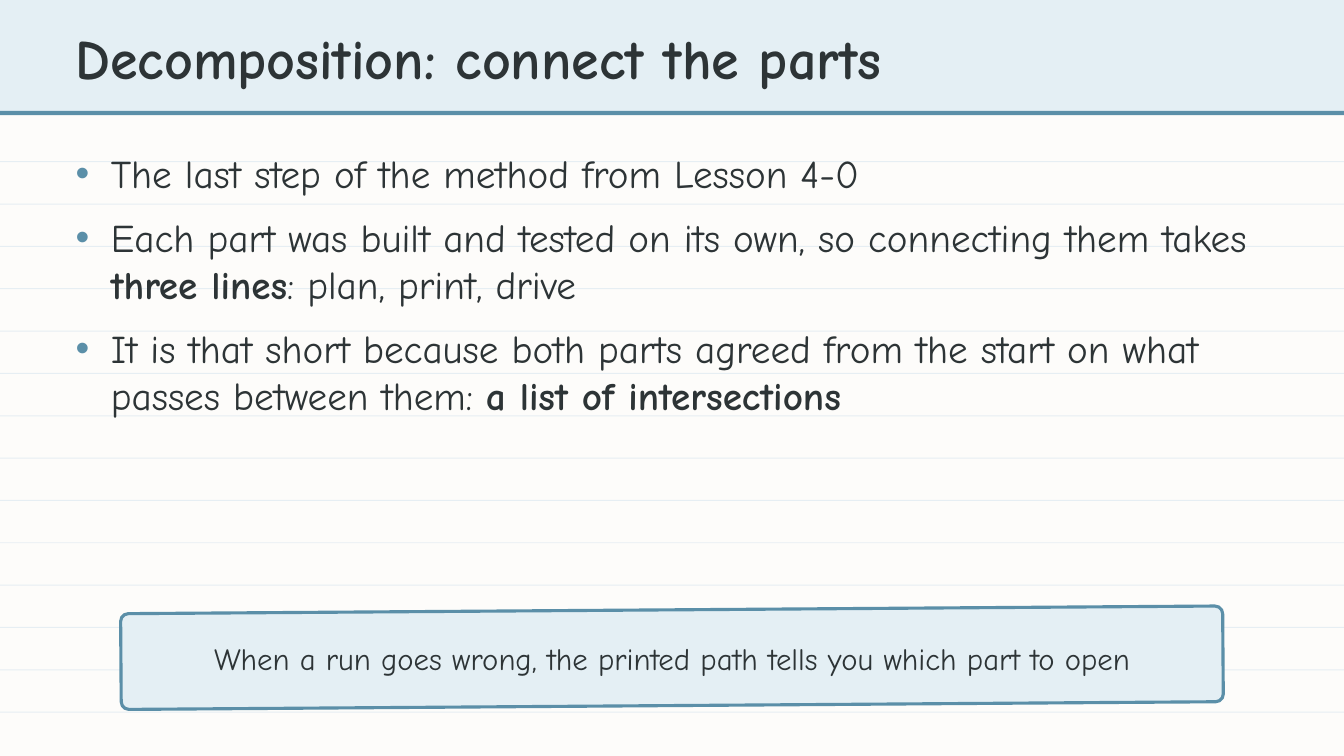
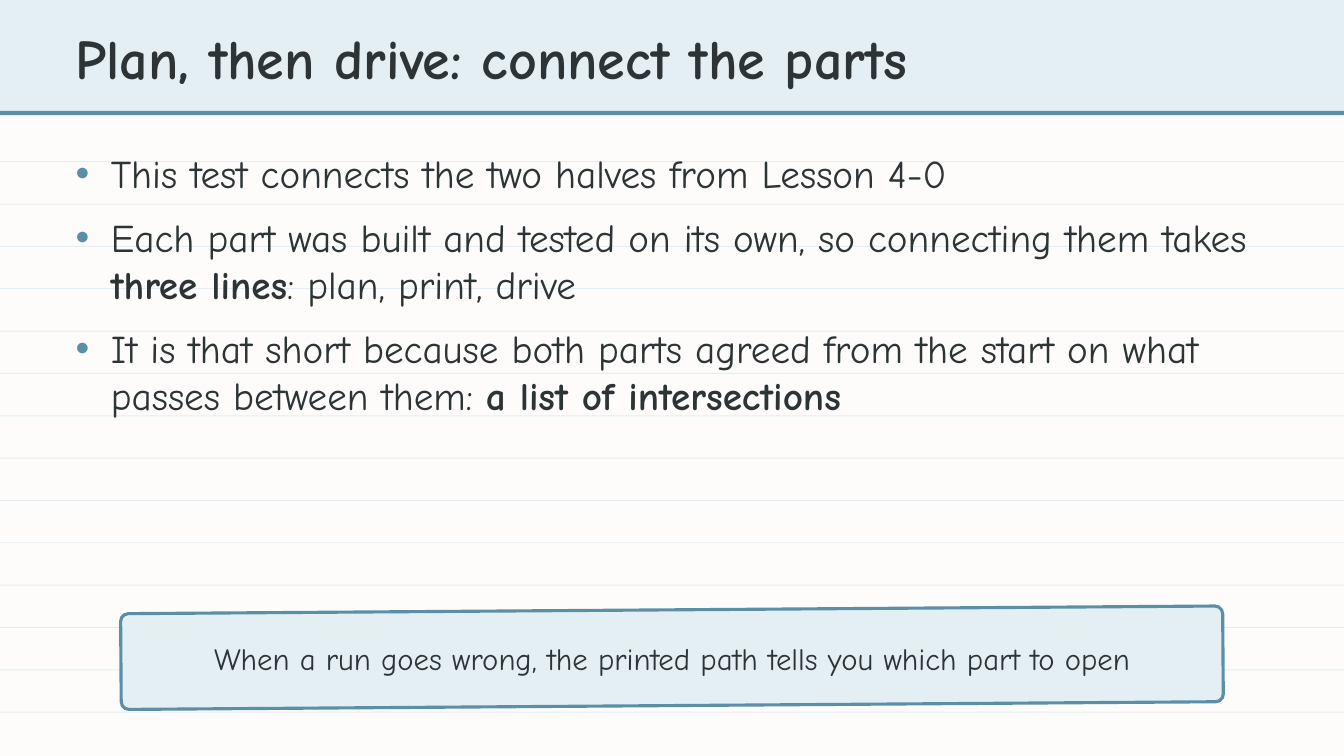
Before and after one commit to bradamiller/LearningPython, a slide deck: slide 20 of static/slides/module-04-manhattan/module-4-lesson-08-driving-the-path.pptx. Drawn at 1344x756 pixels with LibreOffice and Linux fonts; fonts in the diff are those of the drawing. Boxes give left, top, right and bottom in pixels: in the first picture for what was removed or moved away, otherwise in the second. Text is boxed around its words. In the diff, an @@ line names an element or a change of style, - is before the commit and + after.

```diff
--- a/static/slides/module-04-manhattan/module-4-lesson-08-driving-the-path.pptx
+++ b/static/slides/module-04-manhattan/module-4-lesson-08-driving-the-path.pptx
@@ text at bbox=[76, 41, 907, 89]: text changed @@
-Decomposition: connect the parts
+Plan, then drive: connect the parts
@@ text at bbox=[111, 161, 947, 189]: text changed @@
-• The last step of the method from Lesson 4-0
+• This test connects the two halves from Lesson 4-0
```
Also in this commit, not shown: 15 other files.
